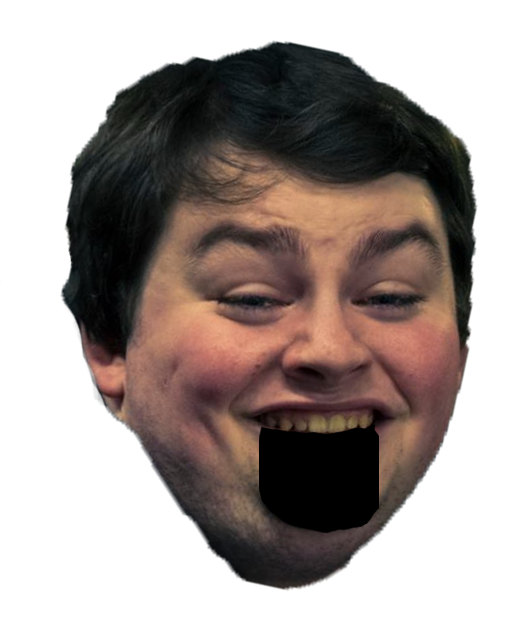
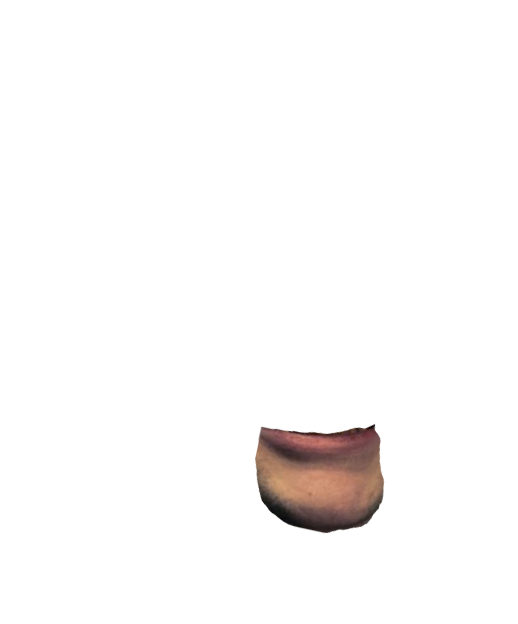
Revision of a layered w=518, h=624 image; what changed, layer by layer:
showed "Layer 2" over 254, 423, 385, 534
hid "Layer 2 copy" over 259, 423, 379, 534
hid "Layer 1" over 0, 40, 478, 591
